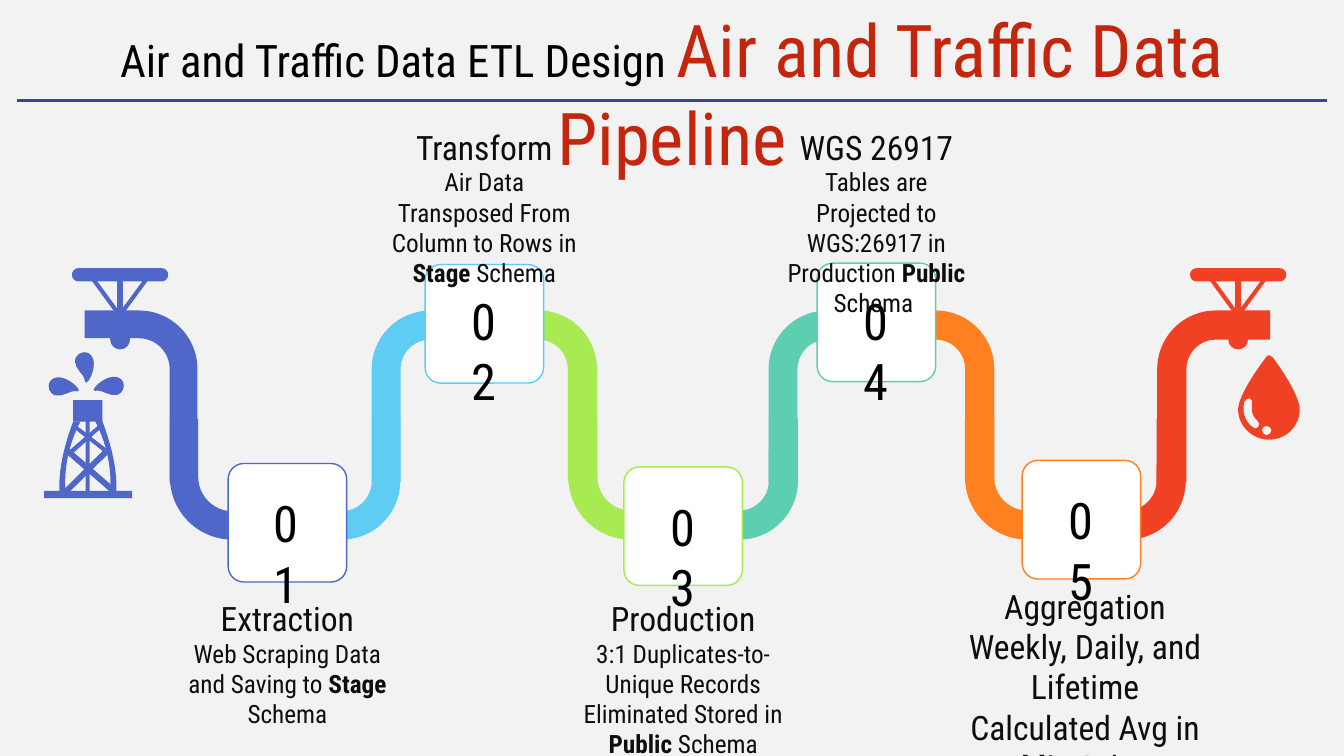
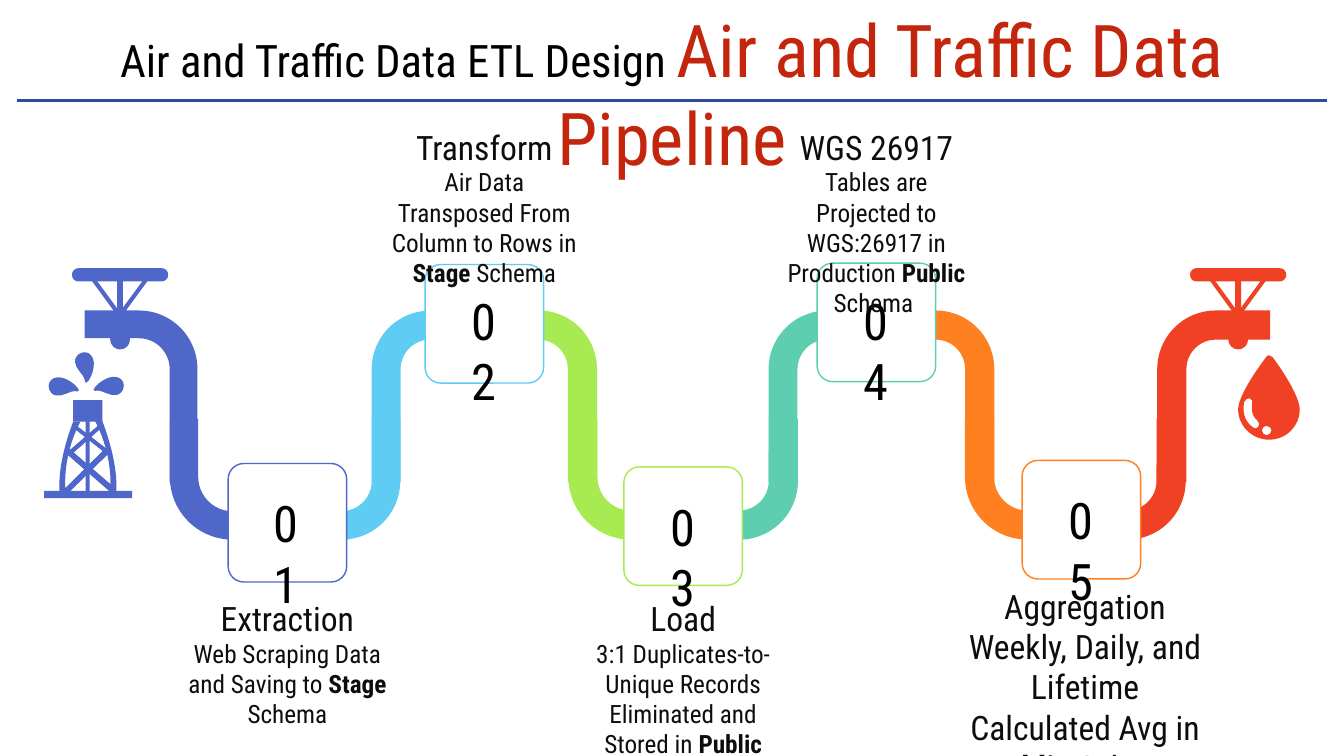
Before and after one commit to shalabyamr/Web_Maps_with_Auto_ML_Forecasts, a slide deck: slide 1 of Report/Pipeline_Process.pptx. Drawn at 1344x756 pixels with LibreOffice and Linux fonts; fonts in the diff are those of the drawing. Boxes give left, top, right and bottom in pixels: in the first picture for what was removed or moved away, otherwise in the second. Text is boxed around its words. In the diff, an @@ line names an element or a change of style, - is before the commit and + after.

```diff
--- a/Report/Pipeline_Process.pptx
+++ b/Report/Pipeline_Process.pptx
@@ background #F2F2F2 to #FFFFFF @@
@@ text at box(596, 600, 770, 754): text changed @@
-Production
-3:1 Duplicates-to-Unique Records Eliminated Stored in Public Schema
+Load
+3:1 Duplicates-to-Unique Records Eliminated and Stored in Public Schema
```
Also in this commit, not shown: 1 slide added.
